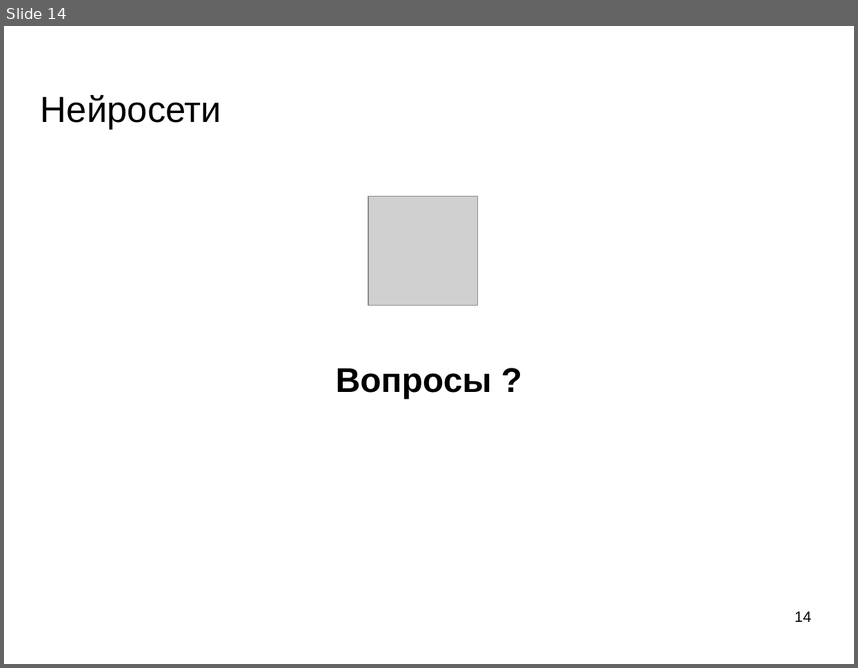
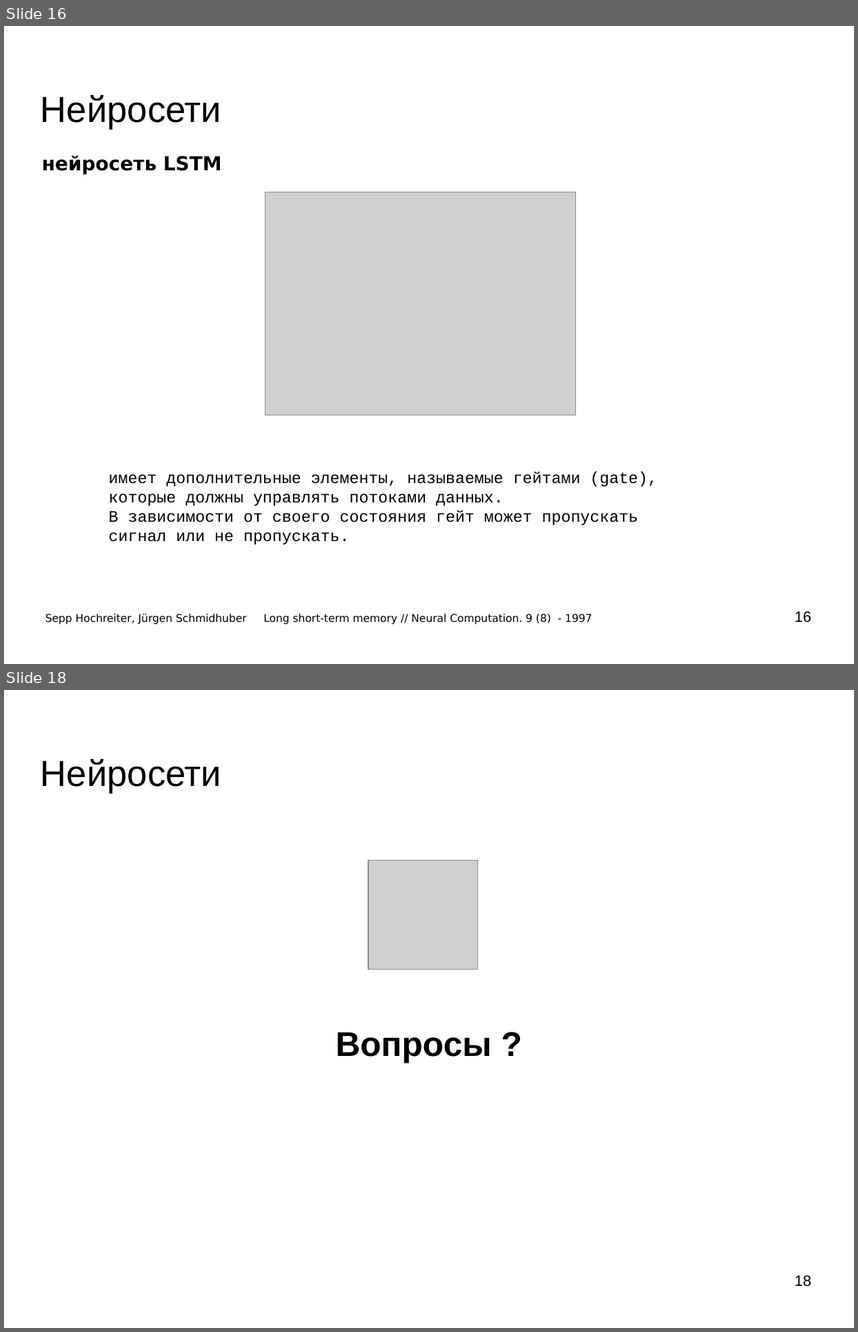
Before and after one commit to mechanoid5/ml_lectorium_legacy, a slide deck: 18-recurrent-ann.odp. Shown one above the other, each under a label of ours: slide 14 before the commit, slides 16 and 18 after it; the slides between them are not shown. The pictures are 858x668 and 858x1332 pixels, drawn with LibreOffice and Linux fonts; fonts in the diff are those of the drawing; grey boxes stand for pictures; background and template pictures are left out. Boxes give left, top, right and bottom in pixels: in the first picture for what was removed or moved away, otherwise in the second. Text is boxed around its words. In the diff, an @@ line names an element or a change of style, - is before the commit and + after.

```diff
--- a/18-recurrent-ann.odp
+++ b/18-recurrent-ann.odp
@@ slide 16 added at (4,26,854,664), background picture (left out) @@
@@ title added at (41,95,221,129), 33.9 pt, text #000000 @@
+Нейросети
@@ text added at (42,155,222,174), 18 pt, text #000000, bold @@
+нейросеть LSTM
@@ picture added at (266,192,577,414) @@
@@ text added at (109,471,657,544), 15 pt, text #000000 @@
+имеет дополнительные элементы, называемые гейтами (gate), которые должны управлять потоками данных.
+В зависимости от своего состояния гейт может пропускать сигнал или не пропускать.
@@ text added at (45,613,592,624), 10 pt, text #000000 @@
+Sepp Hochreiter, Jürgen Schmidhuber Long short-term memory // Neural Computation. 9 (8) - 1997
@@ page number added at (795,611,811,622), 14 pt, text #000000 @@
+16
@@ what was slide 14 is now slide 18 @@
@@ page number at (795,1275,811,1286): text changed @@
-14
+18
```
Also in this commit, not shown: 3 slides changed, 6 other slides added, 3 slides removed.
